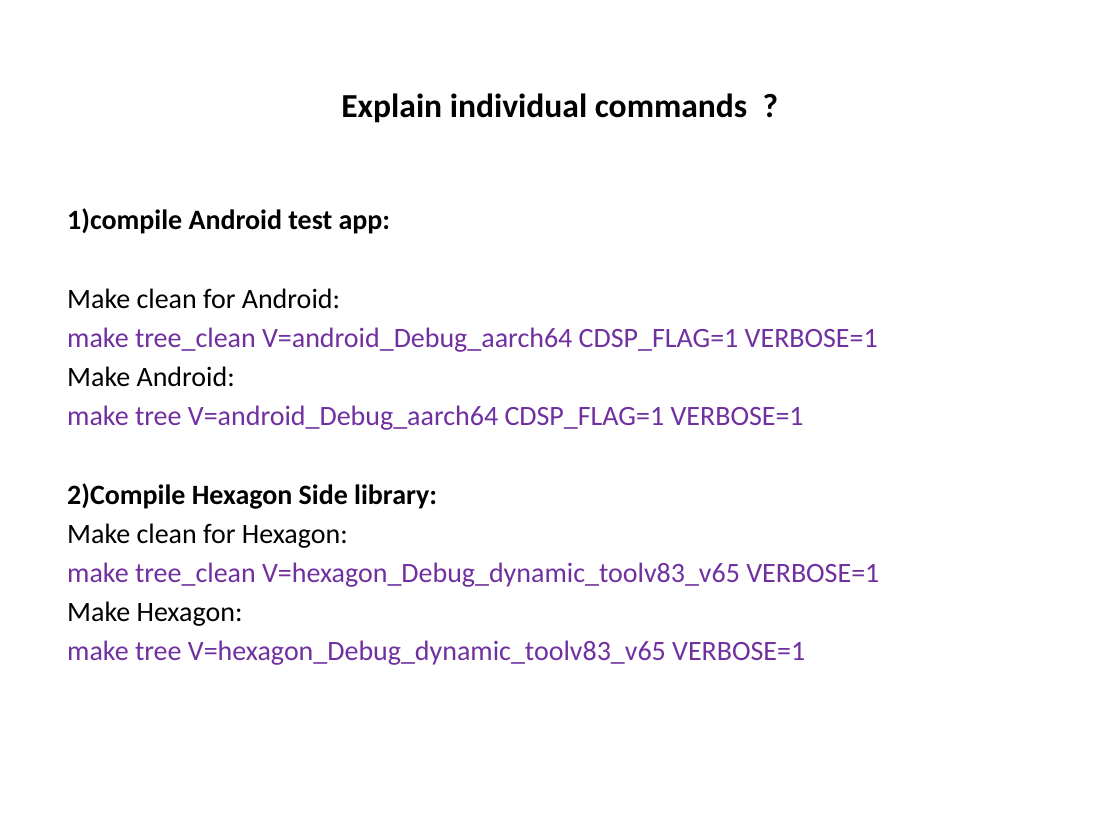
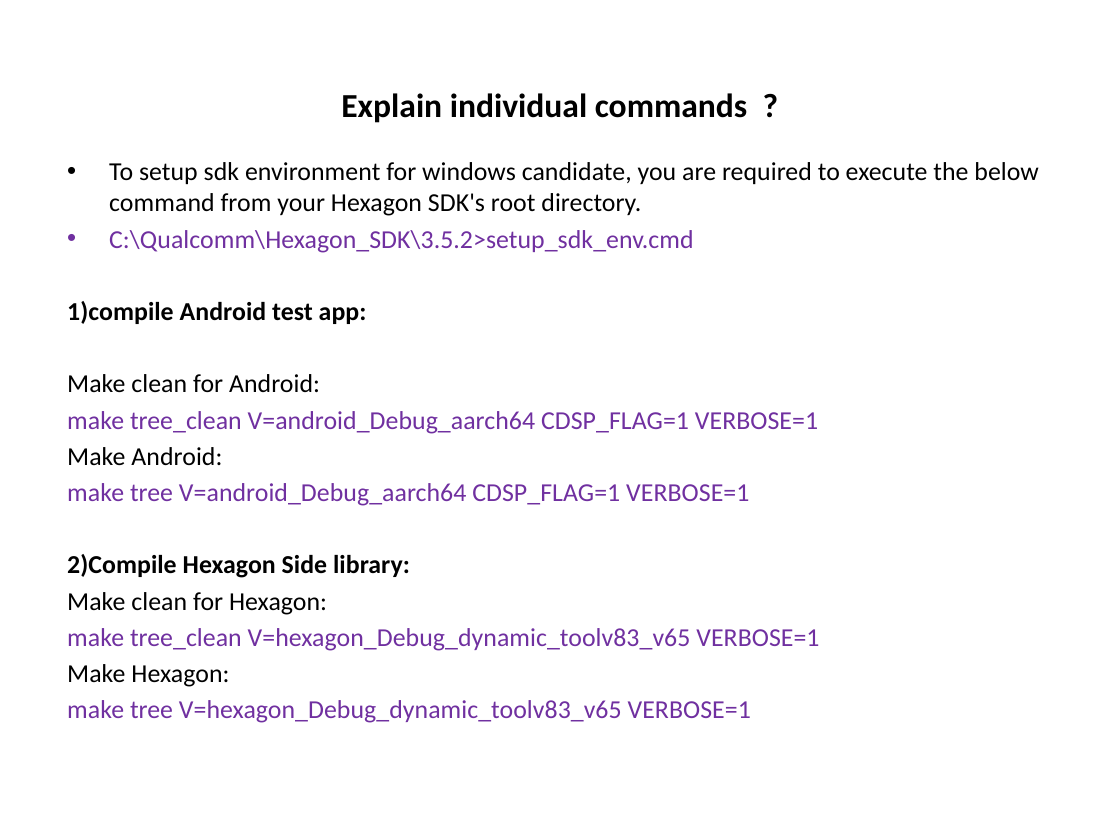
Before and after one commit to Bhagyalakshmi-Marem/TSHtraining, a slide deck: slide 16 of Hexagon_SDK/Docs/Hexagon_SDK_ppt.pptx (slide 11 before the commit). Drawn at 1120x840 pixels with LibreOffice and Linux fonts; fonts in the diff are those of the drawing. Boxes give left, top, right and bottom in pixels: in the first picture for what was removed or moved away, otherwise in the second. Text is boxed around its words. In the diff, an @@ line names an element or a change of style, - is before the commit and + after.

Commit message:
Updated ppt for Hexagon SDK Updated Daily status on 3/11

```diff
--- a/Hexagon_SDK/Docs/Hexagon_SDK_ppt.pptx
+++ b/Hexagon_SDK/Docs/Hexagon_SDK_ppt.pptx
@@ text "To setup sdk environment for ...": place and size @@
-text "To setup sdk environment for ..." at <box>67,208,879,665</box>
+text "To setup sdk environment for ..." at <box>67,162,1038,723</box>
@@ text at <box>109,162,1038,253</box>: paragraphs added @@
+• To setup sdk environment for windows candidate, you are required to execute the below command from your Hexagon SDK's root directory.
+• C:\Qualcomm\Hexagon_SDK\3.5.2>setup_sdk_env.cmd
@@ text at <box>67,301,819,723</box>: size 18 to 16.6 pt in "1)compile Android test app:", "Make clean for Android:", "make tree_clean V=android_Debug_aarch64 CDSP_FLAG=1 VERBOSE= ...", "Make Android:" and 6 more places @@
```
Also in this commit, not shown: 7 other slides changed, 9 slides added, 1 other file.
